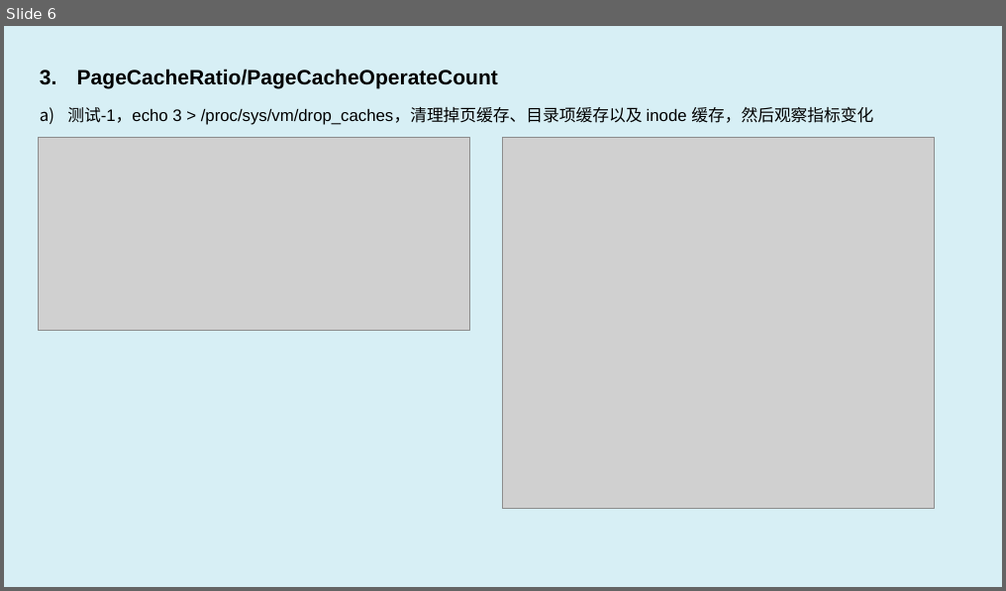
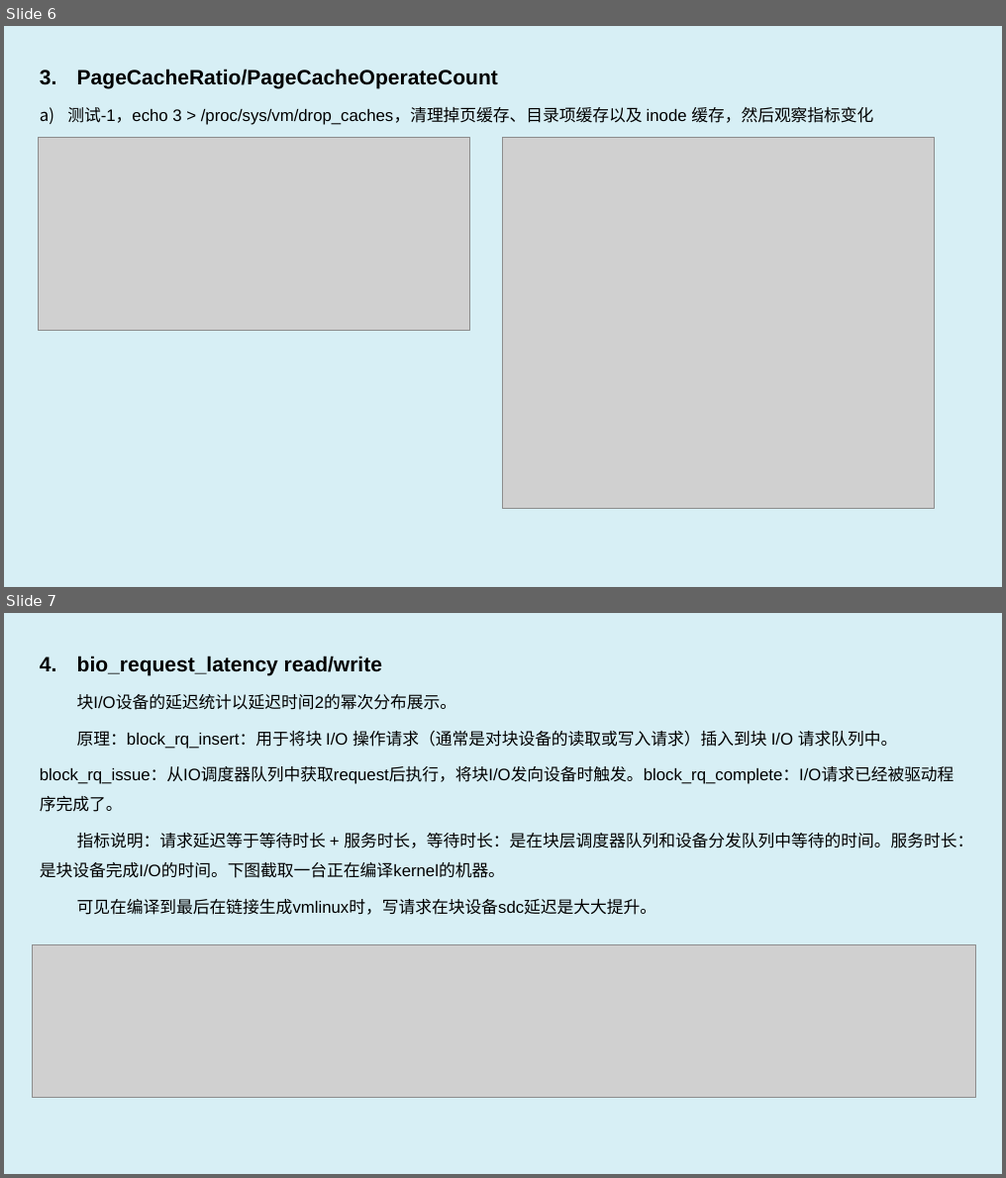
Before and after one commit to luxingwen/x-monitor, a slide deck: doc/x-monitor.eBPF Observe & Profiling.pptx. Shown one above the other, each under a label of ours: slide 6 before the commit, slides 6 and 7 after it. The pictures are 1006x591 and 1006x1178 pixels, drawn with LibreOffice and Linux fonts; fonts in the diff are those of the drawing; grey boxes stand for pictures. Boxes give left, top, right and bottom in pixels: in the first picture for what was removed or moved away, otherwise in the second. Text is boxed around its words. In the diff, an @@ line names an element or a change of style, - is before the commit and + after.

```diff
--- a/doc/x-monitor.eBPF Observe & Profiling.pptx
+++ b/doc/x-monitor.eBPF Observe & Profiling.pptx
@@ slide 7 added at bbox=[4, 613, 1002, 1174], background #D7EFF5 @@
@@ text added at bbox=[40, 656, 973, 915], 16 pt, text #000000 @@
+4. bio_request_latency read/write
+块I/O设备的延迟统计以延迟时间2的幂次分布展示。
+原理：block_rq_insert：用于将块 I/O 操作请求（通常是对块设备的读取或写入请求）插入到块 I/O 请求队列中。
+block_rq_issue：从IO调度器队列中获取request后执行，将块I/O发向设备时触发。block_rq_complete：I/O请求已经被驱动程序完成了。
+指标说明：请求延迟等于等待时长 + 服务时长，等待时长：是在块层调度器队列和设备分发队列中等待的时间。服务时长：是块设备完成I/O的时间。下图截取一台正在编译kernel的机器。
+可见在编译到最后在链接生成vmlinux时，写请求在块设备sdc延迟是大大提升。
@@ picture added at bbox=[33, 946, 976, 1098] @@
```
Also in this commit, not shown: 3 slides changed, 3 other slides added, 1 slide removed, 12 other files.
